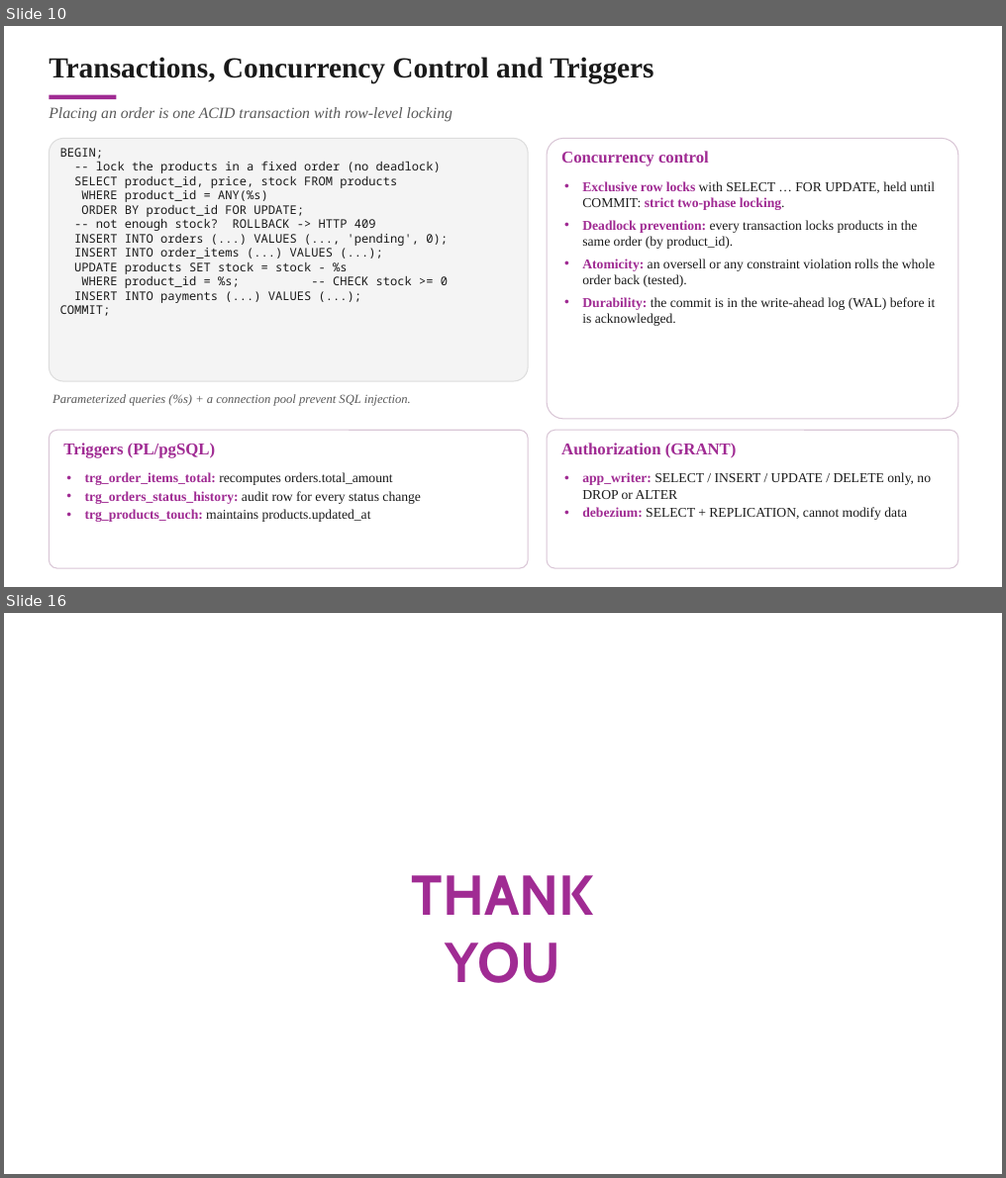
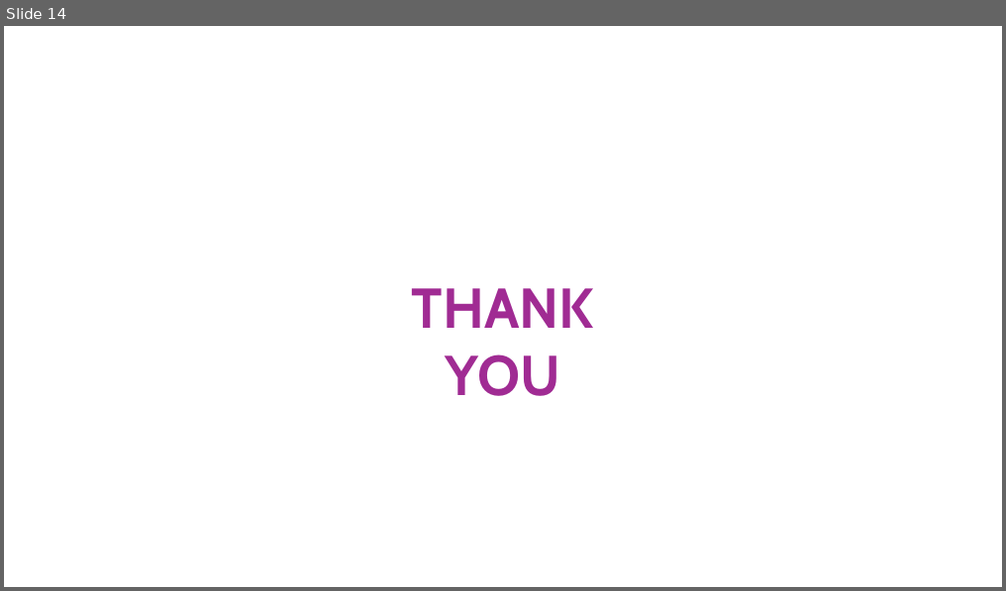
Before and after one commit to aamithkishoretj/CDC-pipeline-CC-DBMS-, a slide deck: docs/DBMS-Final-Review.pptx. Shown one above the other, each under a label of ours: slides 10 and 16 before the commit, slide 14 after it; the slides between them are not shown. The pictures are 1006x1178 and 1006x591 pixels, drawn with LibreOffice and Linux fonts; fonts in the diff are those of the drawing. Boxes give left, top, right and bottom in pixels: in the first picture for what was removed or moved away, otherwise in the second. Text is boxed around its words. In the diff, an @@ line names an element or a change of style, - is before the commit and + after.

```diff
--- a/docs/DBMS-Final-Review.pptx
+++ b/docs/DBMS-Final-Review.pptx
@@ slide 10 removed at (4, 26, 1002, 587), background #FFFFFF @@
@@ text removed at (49, 57, 653, 84) @@
-Transactions, Concurrency Control and Triggers
@@ rectangle removed at (49, 95, 116, 99) @@
@@ text removed at (49, 107, 452, 122) @@
-Placing an order is one ACID transaction with row-level locking
@@ rounded rectangle removed at (49, 138, 528, 381) @@
@@ rounded rectangle removed at (547, 138, 958, 419) @@
@@ text removed at (60, 148, 448, 316) @@
-BEGIN;
--- lock the products in a fixed order (no deadlock)
-SELECT product_id, price, stock FROM products
-WHERE product_id = ANY(%s)
-ORDER BY product_id FOR UPDATE;
--- not enough stock? ROLLBACK -> HTTP 409
-INSERT INTO orders (...) VALUES (..., 'pending', 0);
-INSERT INTO order_items (...) VALUES (...);
-UPDATE products SET stock = stock - %s
-WHERE product_id = %s; -- CHECK stock >= 0
-INSERT INTO payments (...) VALUES (...);
-COMMIT;
@@ text removed at (561, 151, 709, 167) @@
-Concurrency control
@@ text removed at (582, 181, 936, 326) @@
-• Exclusive row locks with SELECT … FOR UPDATE, held until COMMIT: strict two-phase locking.
-• Deadlock prevention: every transaction locks products in the same order (by product_id).
-• Atomicity: an oversell or any constraint violation rolls the whole order back (tested).
-• Durability: the commit is in the write-ahead log (WAL) before it is acknowledged.
@@ text removed at (53, 394, 411, 406) @@
-Parameterized queries (%s) + a connection pool prevent SQL injection.
@@ rounded rectangle removed at (49, 430, 528, 569) @@
@@ rounded rectangle removed at (547, 430, 958, 569) @@
@@ text removed at (63, 443, 215, 459) @@
-Triggers (PL/pgSQL)
@@ text removed at (561, 443, 737, 459) @@
-Authorization (GRANT)
@@ text removed at (85, 472, 421, 522) @@
-• trg_order_items_total: recomputes orders.total_amount
-• trg_orders_status_history: audit row for every status change
-• trg_products_touch: maintains products.updated_at
@@ text removed at (582, 472, 931, 520) @@
-• app_writer: SELECT / INSERT / UPDATE / DELETE only, no DROP or ALTER
-• debezium: SELECT + REPLICATION, cannot modify data
@@ what was slide 16 is now slide 14 @@
```
Also in this commit, not shown: 13 slides changed, 1 other slide removed, 1 other file.
